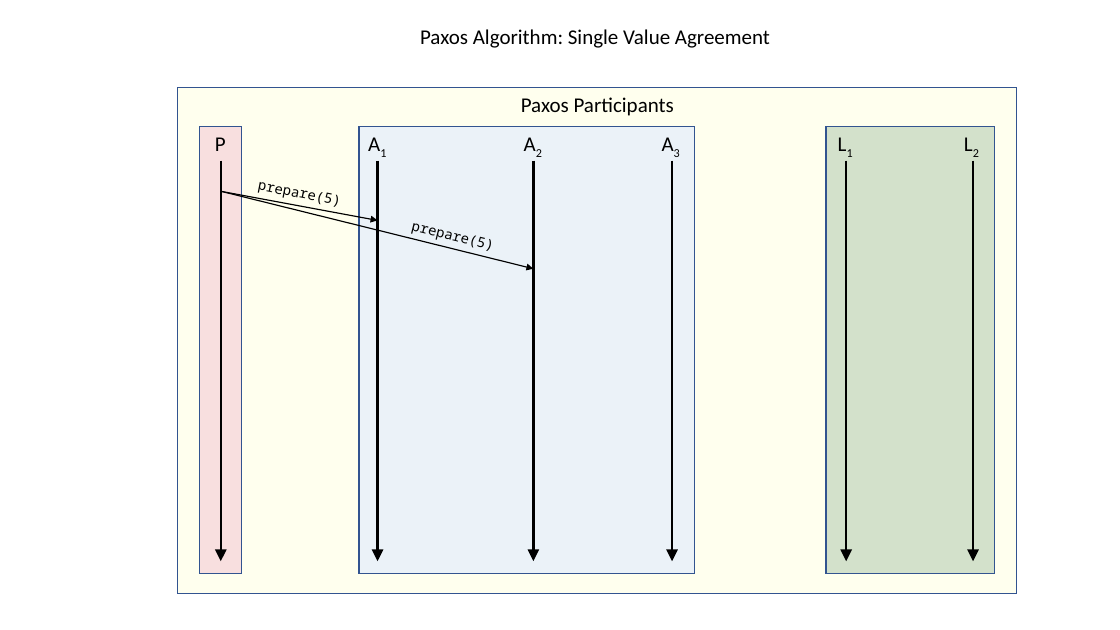
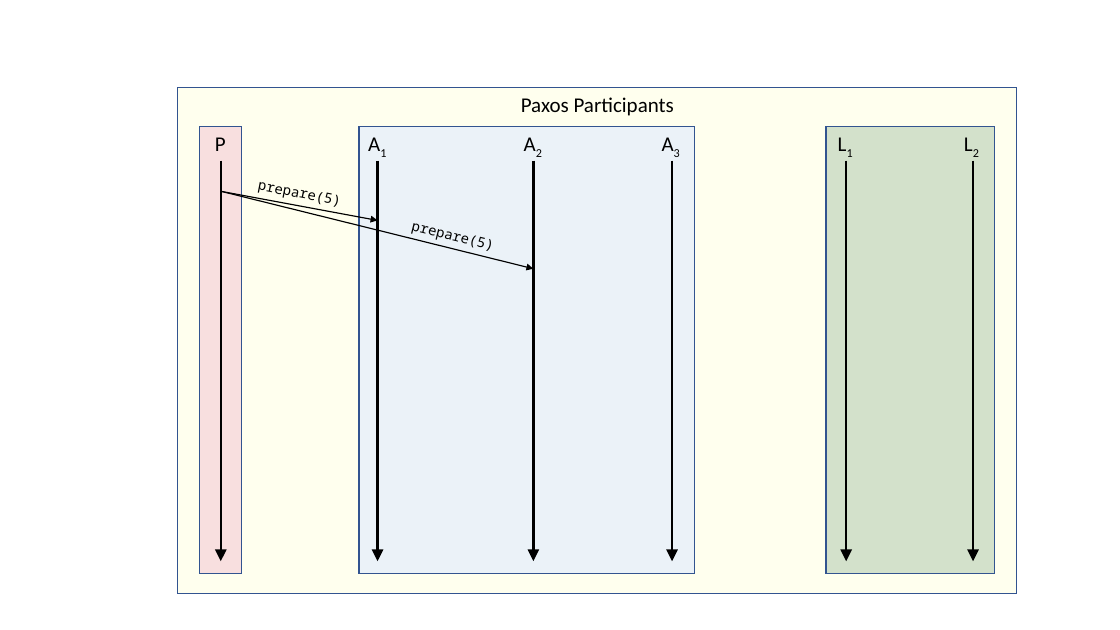
Before and after one commit to ChrisWhealy/DistributedSystemNotes, a slide deck: slide 75 of img/Diagrams.pptx. Drawn at 1120x630 pixels with LibreOffice and Linux fonts; fonts in the diff are those of the drawing. Boxes give left, top, right and bottom in pixels: in the first picture for what was removed or moved away, otherwise in the second. Text is boxed around its words. In the diff, an @@ line names an element or a change of style, - is before the commit and + after.

Commit message:
Add lecture 15

```diff
--- a/img/Diagrams.pptx
+++ b/img/Diagrams.pptx
@@ text removed at <box>420,29,770,48</box> @@
-Paxos Algorithm: Single Value Agreement
```
Also in this commit, not shown: 6 other slides changed, 11 slides added, 13 other files.
